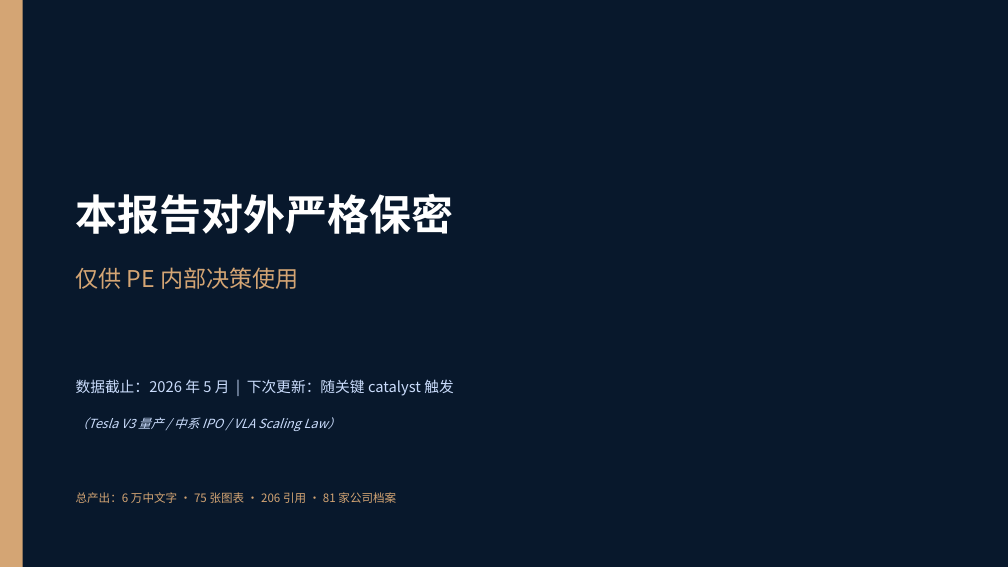
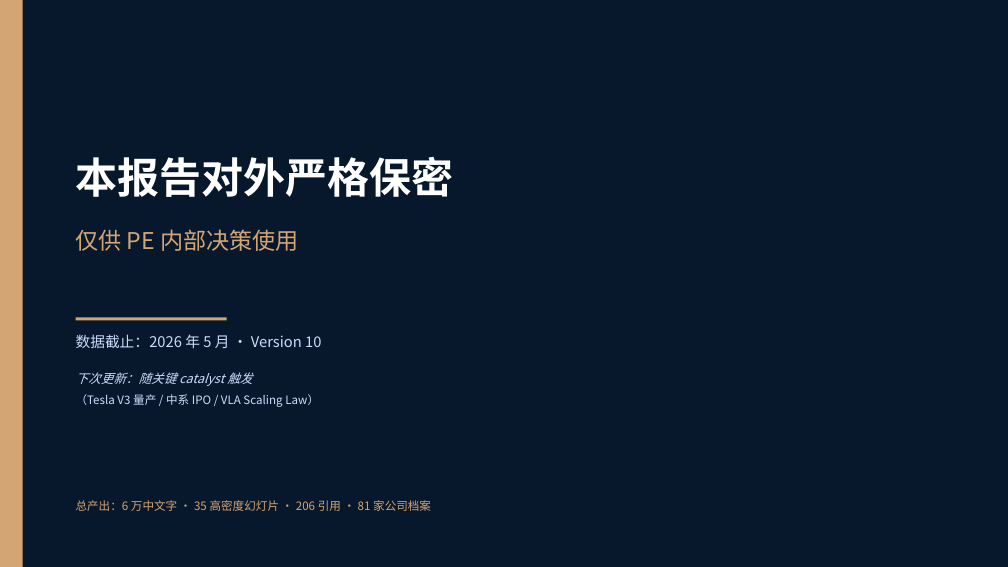
Before and after one commit to xiongjjlj/industry-report-skill, a slide deck: slide 33 of examples/embodied_ai_2026/embodied_ai_deck.pptx (slide 76 before the commit). Drawn at 1008x567 pixels with LibreOffice and Linux fonts; fonts in the diff are those of the drawing. Boxes give left, top, right and bottom in pixels: in the first picture for what was removed or moved away, otherwise in the second. Text is boxed around its words. In the diff, an @@ line names an element or a change of style, - is before the commit and + after.

```diff
--- a/examples/embodied_ai_2026/embodied_ai_deck.pptx
+++ b/examples/embodied_ai_2026/embodied_ai_deck.pptx
@@ text "本报告对外严格保密": place and size @@
-text "本报告对外严格保密" at [76,194,454,234]
+text "本报告对外严格保密" at [76,157,454,197]
@@ text "仅供 PE 内部决策使用": place and size @@
-text "仅供 PE 内部决策使用" at [76,267,298,289]
+text "仅供 PE 内部决策使用" at [76,229,298,251]
@@ rectangle added at [76,318,227,321], fill #D4A574 @@
@@ text added at [76,334,321,348], 14 pt, text #CADCFC @@
+数据截止：2026 年 5 月 · Version 10
@@ text at [76,372,252,386]: text changed; size 14 to 12 pt; italic on @@
-数据截止：2026 年 5 月 | 下次更新：随关键 catalyst 触发
+下次更新：随关键 catalyst 触发
@@ text "（Tesla V3 量产 / 中系 ...": place and size @@
-text "（Tesla V3 量产 / 中系 ..." at [76,417,341,431]
+text "（Tesla V3 量产 / 中系 ..." at [76,394,319,407]
@@ text "（Tesla V3 量产 / 中系 ..." at [76,394,319,407]: size 12 to 11 pt, italic off @@
@@ text at [76,500,431,511]: text changed @@
-总产出：6 万中文字 · 75 张图表 · 206 引用 · 81 家公司档案
+总产出：6 万中文字 · 35 高密度幻灯片 · 206 引用 · 81 家公司档案
```
Also in this commit, not shown: 27 other slides changed, 5 slides added, 48 slides removed, 1 other file.
